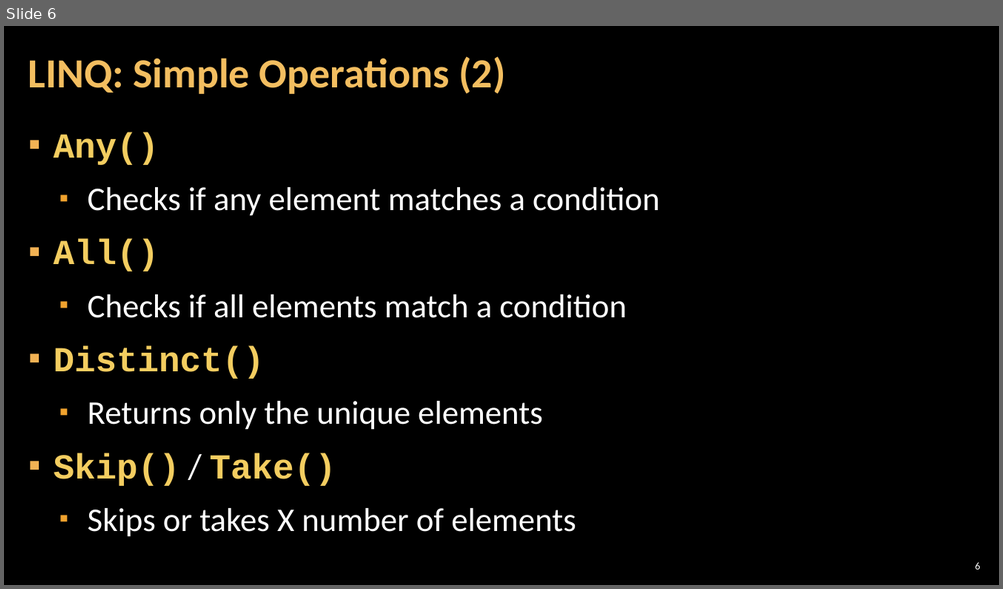
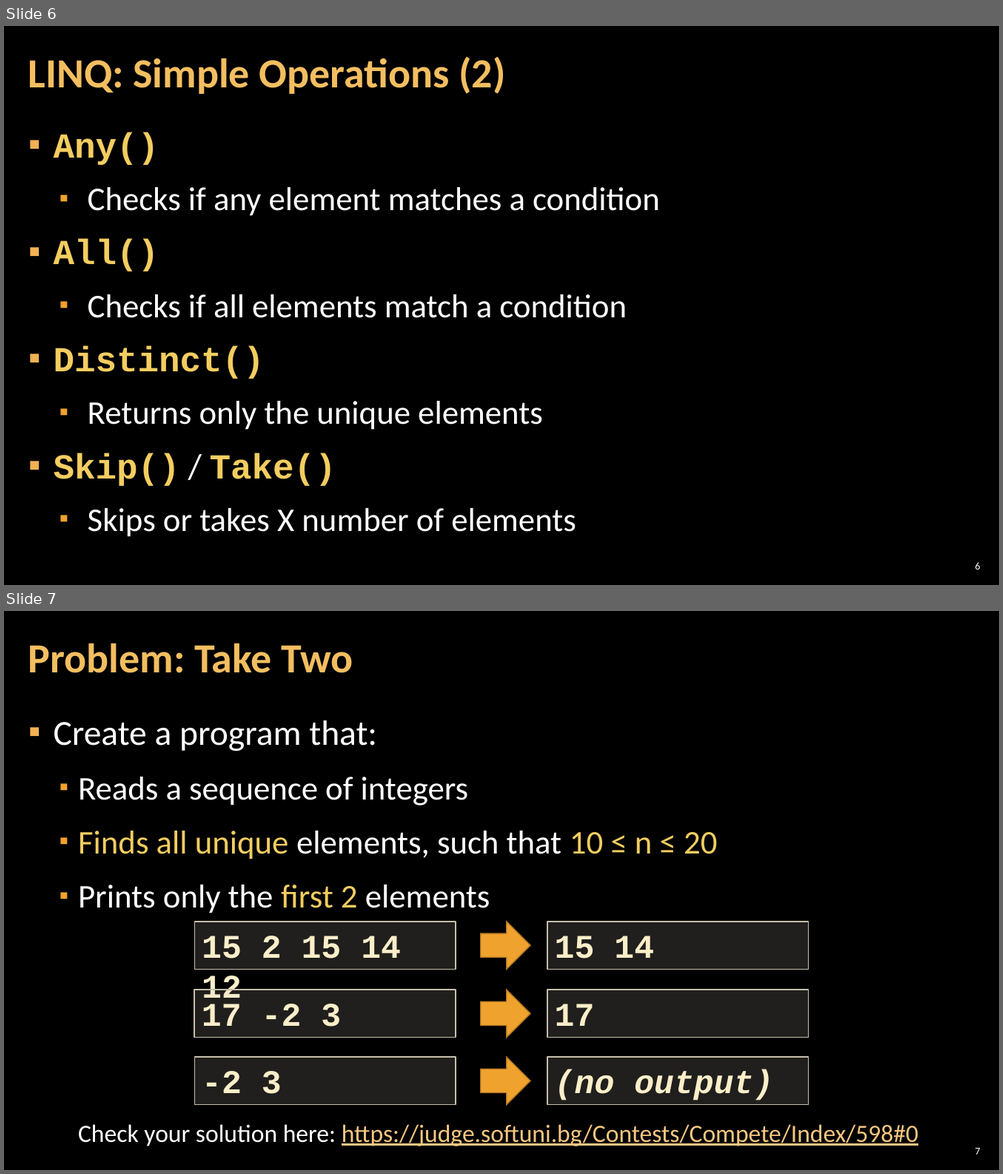
Before and after one commit to GoldenR1618/SoftUni-Exercises-and-Exams, a slide deck: 05.C#_Advanced/08.BUILT-IN_QUERY_METHODS_-_LINQ/08. CSharp-Advanced-LINQ.pptx. Shown one above the other, each under a label of ours: slide 6 before the commit, slides 6 and 7 after it. The pictures are 1003x589 and 1003x1174 pixels, drawn with LibreOffice and Linux fonts; fonts in the diff are those of the drawing; background and template pictures are left out. Boxes give left, top, right and bottom in pixels: in the first picture for what was removed or moved away, otherwise in the second. Text is boxed around its words. In the diff, an @@ line names an element or a change of style, - is before the commit and + after.

```diff
--- a/05.C#_Advanced/08.BUILT-IN_QUERY_METHODS_-_LINQ/08. CSharp-Advanced-LINQ.pptx
+++ b/05.C#_Advanced/08.BUILT-IN_QUERY_METHODS_-_LINQ/08. CSharp-Advanced-LINQ.pptx
@@ slide 7 added at bbox=[4, 611, 999, 1170], background picture (left out) @@
@@ title added at bbox=[28, 643, 353, 673], 40 pt, text #F3BE60, bold @@
+Problem: Take Two
@@ text added at bbox=[54, 721, 717, 914], 32 pt, text #FFFFFF @@
+▪ Create a program that:
+  ▪ Reads a sequence of integers
+  ▪ Finds all unique elements, such that 10 ≤ n ≤ 20
+  ▪ Prints only the first 2 elements
@@ rectangle added at bbox=[194, 922, 455, 970], fill #D9D5C7 at 15% opacity, outline #C7BFAC 1 pt, 32 pt, text #FBEEC9, bold @@
+15 2 15 14 12
@@ right arrow added at bbox=[480, 922, 530, 970], fill #F0A22E, outline #B27822 1 pt @@
@@ rectangle added at bbox=[547, 922, 808, 970], fill #D9D5C7 at 15% opacity, outline #C7BFAC 1 pt, 32 pt, text #FBEEC9, bold @@
+15 14
@@ rectangle added at bbox=[194, 990, 455, 1038], fill #D9D5C7 at 15% opacity, outline #C7BFAC 1 pt, 32 pt, text #FBEEC9, bold @@
+17 -2 3
@@ right arrow added at bbox=[480, 990, 530, 1038], fill #F0A22E, outline #B27822 1 pt @@
@@ rectangle added at bbox=[547, 990, 808, 1038], fill #D9D5C7 at 15% opacity, outline #C7BFAC 1 pt, 32 pt, text #FBEEC9, bold @@
+17
@@ rectangle added at bbox=[194, 1057, 455, 1105], fill #D9D5C7 at 15% opacity, outline #C7BFAC 1 pt, 32 pt, text #FBEEC9, bold @@
+-2 3
@@ right arrow added at bbox=[480, 1057, 530, 1105], fill #F0A22E, outline #B27822 1 pt @@
@@ rectangle added at bbox=[547, 1057, 808, 1105], fill #D9D5C7 at 15% opacity, outline #C7BFAC 1 pt, 32 pt, text #FBEEC9, bold, italic @@
+(no output)
@@ text added at bbox=[78, 1125, 918, 1147], 24 pt, text #F6C781, underline @@
+Check your solution here: https://judge.softuni.bg/Contests/Compete/Index/598#0
@@ page number added at bbox=[975, 1148, 980, 1155], 10 pt, text #FFFFFF @@
+7
```
Also in this commit, not shown: 6 slides changed, 15 other slides added, 4 slides removed, 39 other files.
